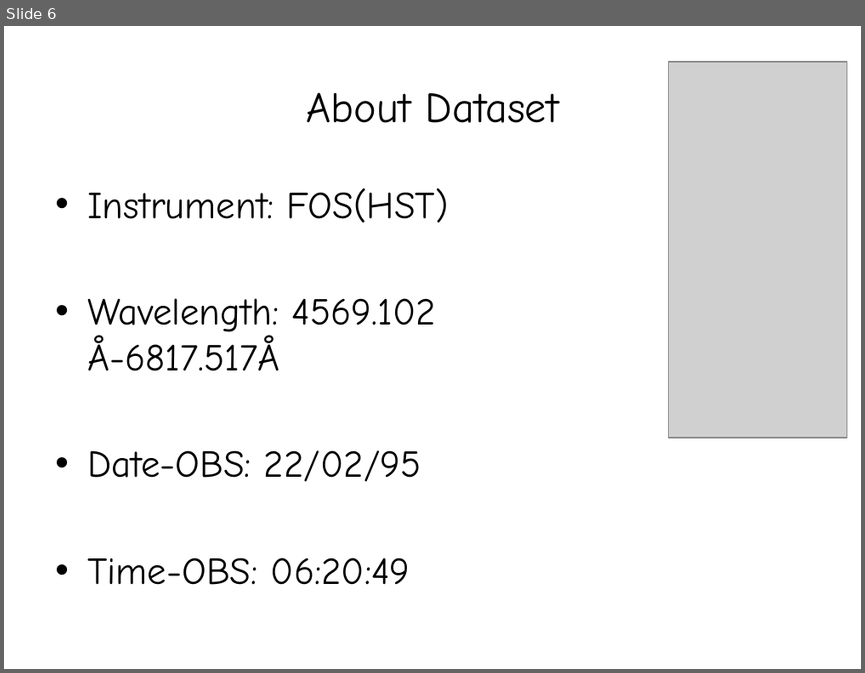
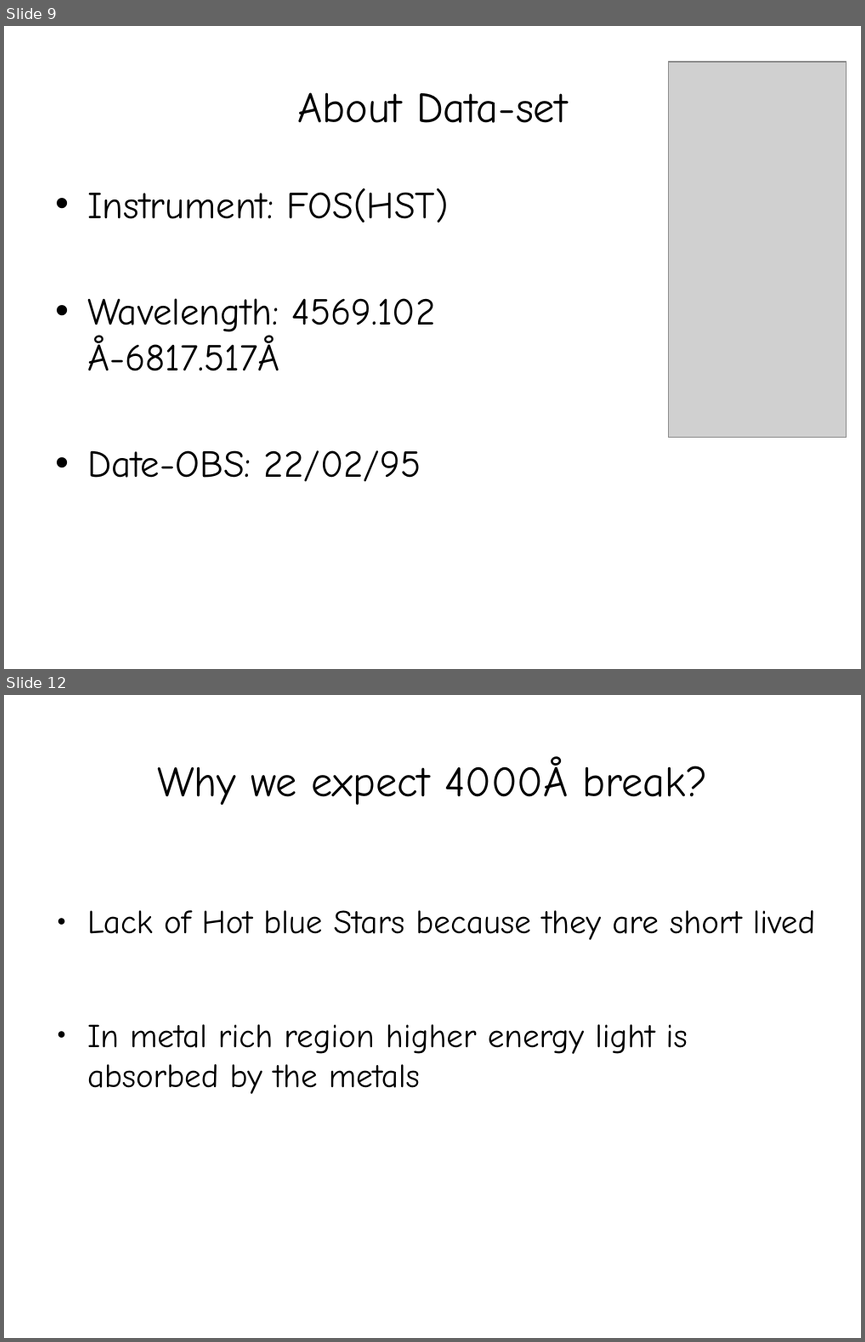
Before and after one commit to vaammpyy/M31-Spectra-Analysis, a slide deck: M31 Report.pptx. Shown one above the other, each under a label of ours: slide 6 before the commit, slides 9 and 12 after it; the slides between them are not shown. The pictures are 865x673 and 865x1342 pixels, drawn with LibreOffice and Linux fonts; fonts in the diff are those of the drawing; grey boxes stand for pictures. Boxes give left, top, right and bottom in pixels: in the first picture for what was removed or moved away, otherwise in the second. Text is boxed around its words. In the diff, an @@ line names an element or a change of style, - is before the commit and + after.

```diff
--- a/M31 Report.pptx
+++ b/M31 Report.pptx
@@ slide 12 added at bbox=[4, 695, 861, 1338], background #FFFFFF @@
@@ text added at bbox=[157, 759, 708, 805], 36 pt, text #000000 @@
+Why we expect 4000Å break?
@@ text added at bbox=[87, 910, 816, 1094], 28 pt, text #000000 @@
+● Lack of Hot blue Stars because they are short lived
+● In metal rich region higher energy light is absorbed by the metals
@@ what was slide 6 is now slide 9 @@
@@ slide 9 changed as well @@
@@ text at bbox=[297, 92, 567, 123]: text changed @@
-About Dataset
+About Data-set
@@ text "Instrument: FOS(HST)" at bbox=[87, 188, 449, 482]: indent changed @@
@@ text at bbox=[87, 557, 410, 584]: paragraph removed @@
-• Time-OBS: 06:20:49
```
Also in this commit, not shown: 9 other slides changed, 15 other slides added, 1 slide removed.
